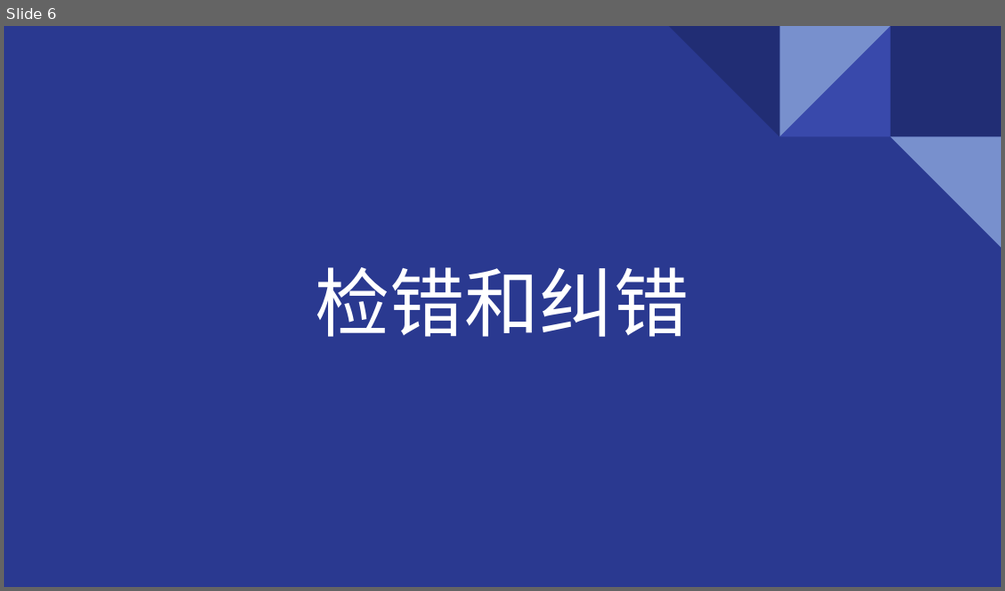
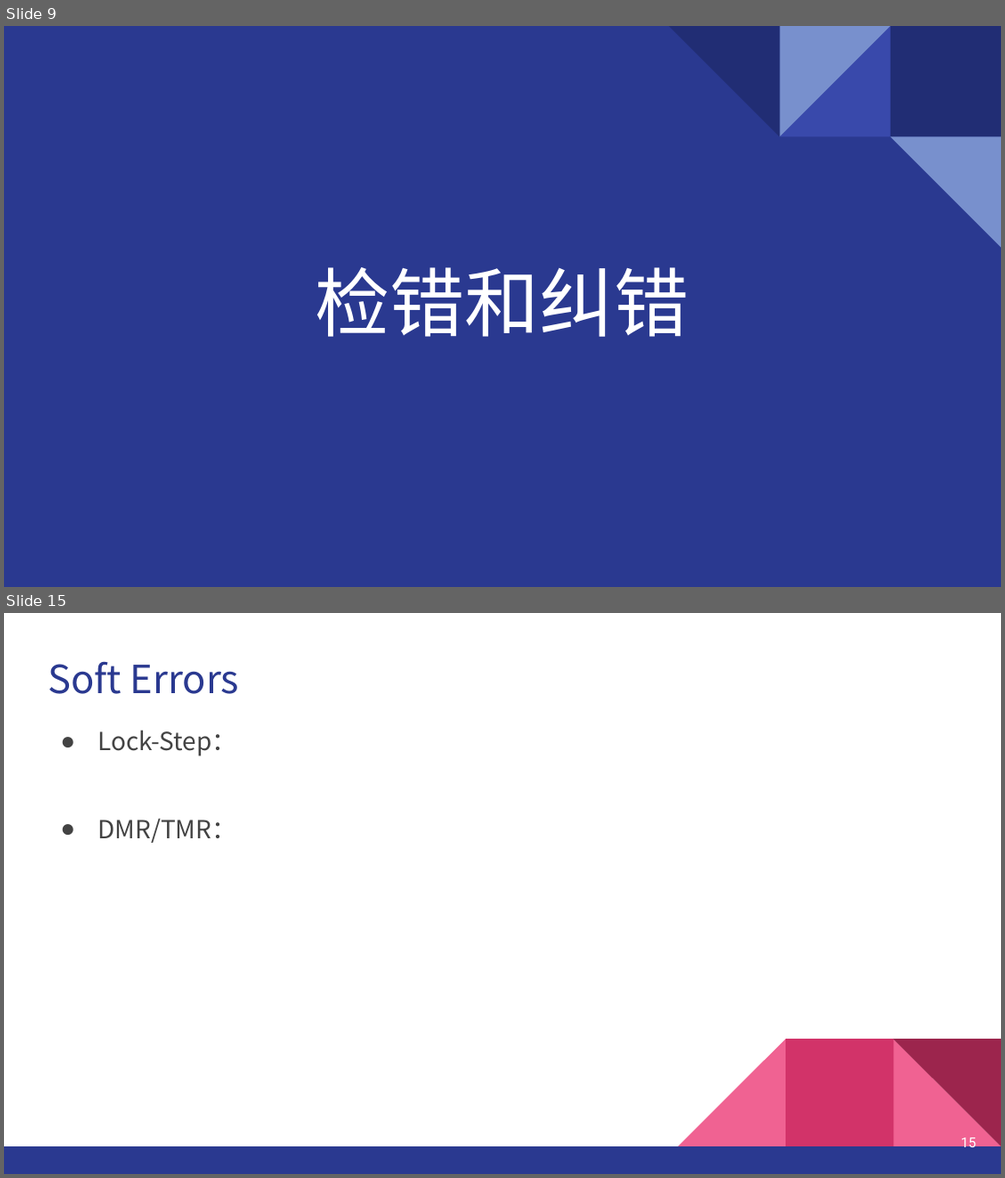
Before and after one commit to GentleBreezeBlow/R4_doc, a slide deck: Report/1-Soft Errors.pptx. Shown one above the other, each under a label of ours: slide 6 before the commit, slides 9 and 15 after it; the slides between them are not shown. The pictures are 1005x591 and 1005x1178 pixels, drawn with LibreOffice and Linux fonts; fonts in the diff are those of the drawing. Boxes give left, top, right and bottom in pixels: in the first picture for what was removed or moved away, otherwise in the second. Text is boxed around its words. In the diff, an @@ line names an element or a change of style, - is before the commit and + after.

```diff
--- a/Report/1-Soft Errors.pptx
+++ b/Report/1-Soft Errors.pptx
@@ slide 15 added at (4, 613, 1001, 1174), background #FFFFFF @@
@@ title added at (48, 661, 239, 694), 28 pt, text #2A3990 @@
+Soft Errors
@@ text added at (97, 730, 236, 843), 18 pt, text #434343 @@
+● Lock-Step：
+● DMR/TMR：
@@ group added at (4, 1038, 1001, 1174): 3 right triangles, 2 rectangles @@
@@ page number added at (961, 1137, 976, 1151), 10 pt, text #FFFFFF @@
+15
@@ what was slide 6 is now slide 9 @@
```
Also in this commit, not shown: 1 slide changed, 8 other slides added, 1 other file.
